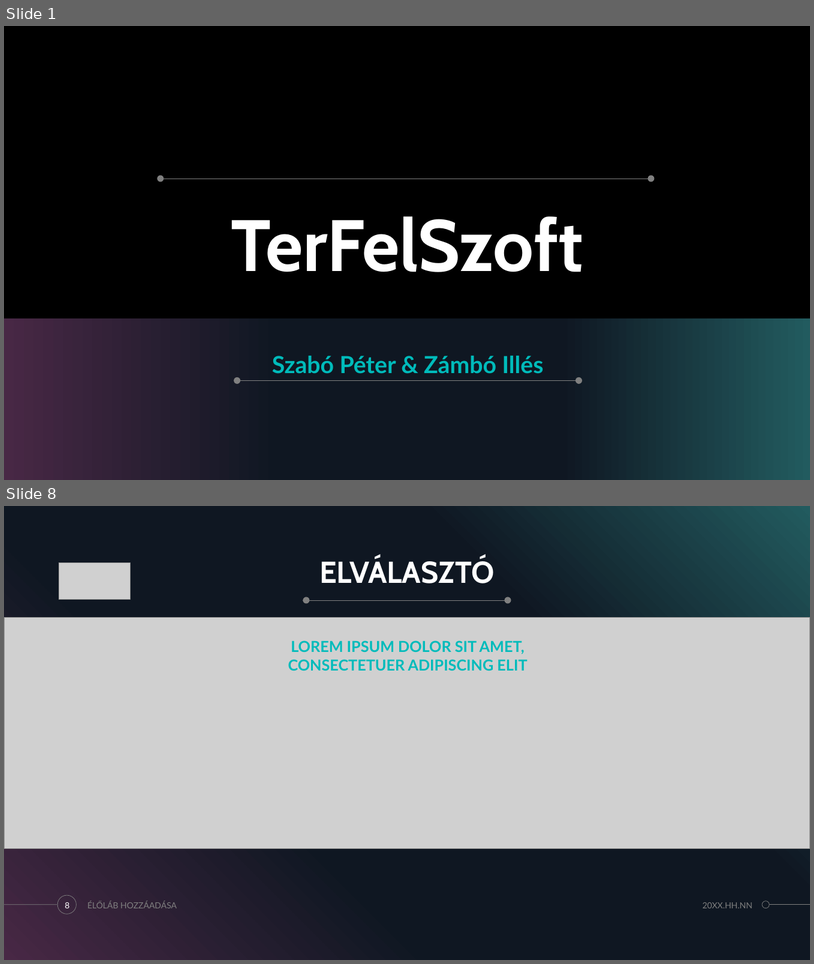
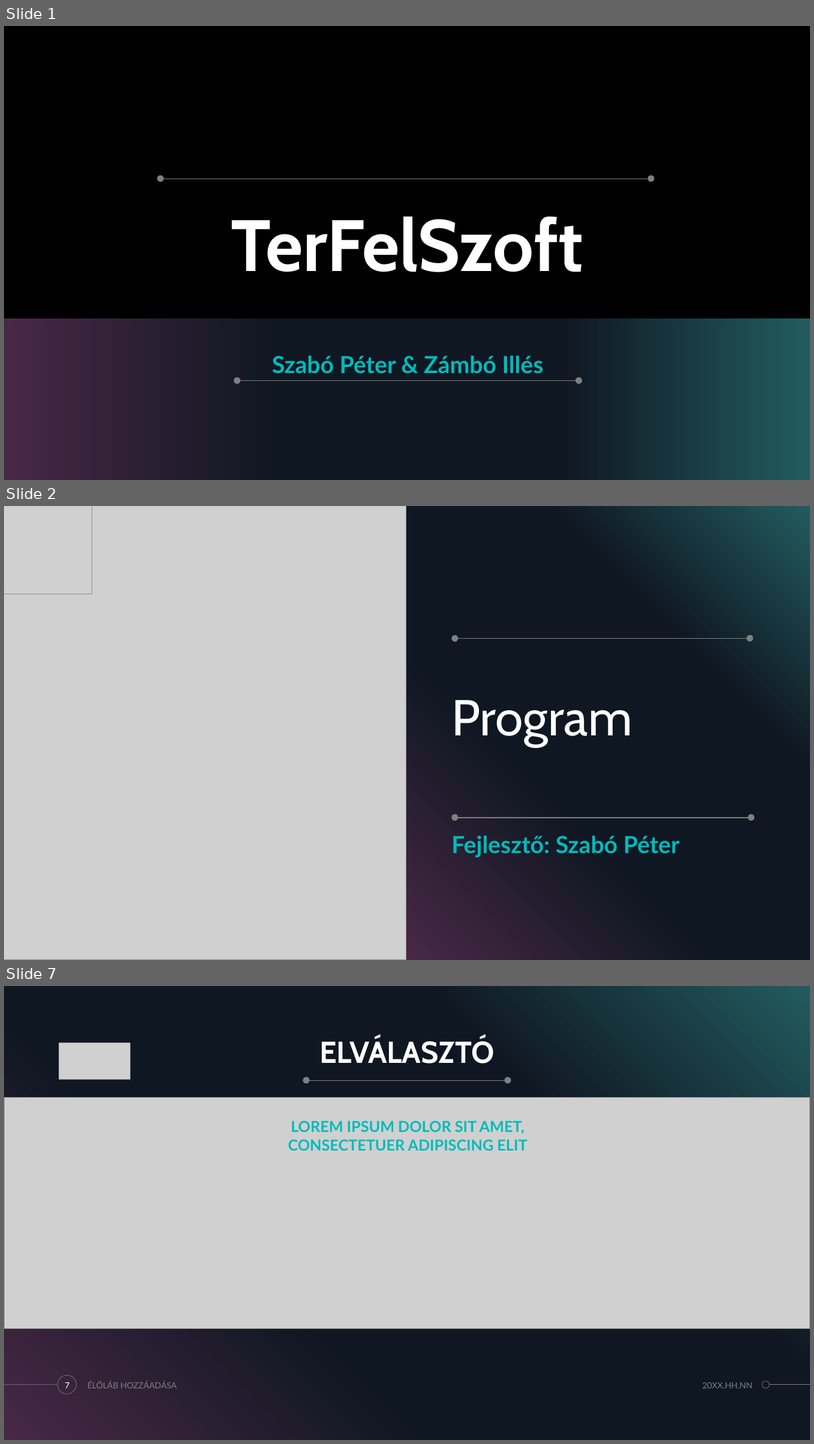
Before and after one commit to zamboilles21/terfelszinszamitas, a slide deck: documentation/PPT/TerFelSzoft.pptx. Shown one above the other, each under a label of ours: slides 1 and 8 before the commit, slides 1, 2 and 7 after it; the slides between them are not shown. The pictures are 814x964 and 814x1444 pixels, drawn with LibreOffice and Linux fonts; fonts in the diff are those of the drawing; grey boxes stand for pictures; background and template pictures are left out. Boxes give left, top, right and bottom in pixels: in the first picture for what was removed or moved away, otherwise in the second. Text is boxed around its words. In the diff, an @@ line names an element or a change of style, - is before the commit and + after.

```diff
--- a/documentation/PPT/TerFelSzoft.pptx
+++ b/documentation/PPT/TerFelSzoft.pptx
@@ slide 2 added at (4, 506, 810, 960), background #000000; not listed: 3 template elements that a slide beside it also shows @@
@@ picture added at (4, 506, 406, 960) @@
@@ picture added at (4, 506, 92, 594) @@
@@ rectangle added at (406, 506, 810, 960), fill gradient #482845 to #0F1722 to #225B5F @@
@@ ellipse added at (452, 635, 458, 642), fill #808080 @@
@@ line added from (454, 639) to (749, 639), #808080 1 pt @@
@@ ellipse added at (747, 635, 753, 642), fill #808080 @@
@@ title added at (452, 700, 633, 746), 60 pt, text #FFFFFF @@
+Program
@@ ellipse added at (452, 814, 458, 820), fill #808080 @@
@@ line added from (454, 817) to (749, 817), #808080 1 pt @@
@@ ellipse added at (748, 814, 755, 820), fill #808080 @@
@@ subtitle added at (452, 835, 680, 857), 28 pt, text #00BBBB, bold @@
+Fejlesztő: Szabó Péter
@@ what was slide 8 is now slide 7 @@
@@ page number at (65, 1382, 69, 1388): text changed @@
-8
+7
```
Also in this commit, not shown: 3 slides changed, 3 other slides added, 14 slides removed, 2 other files.
